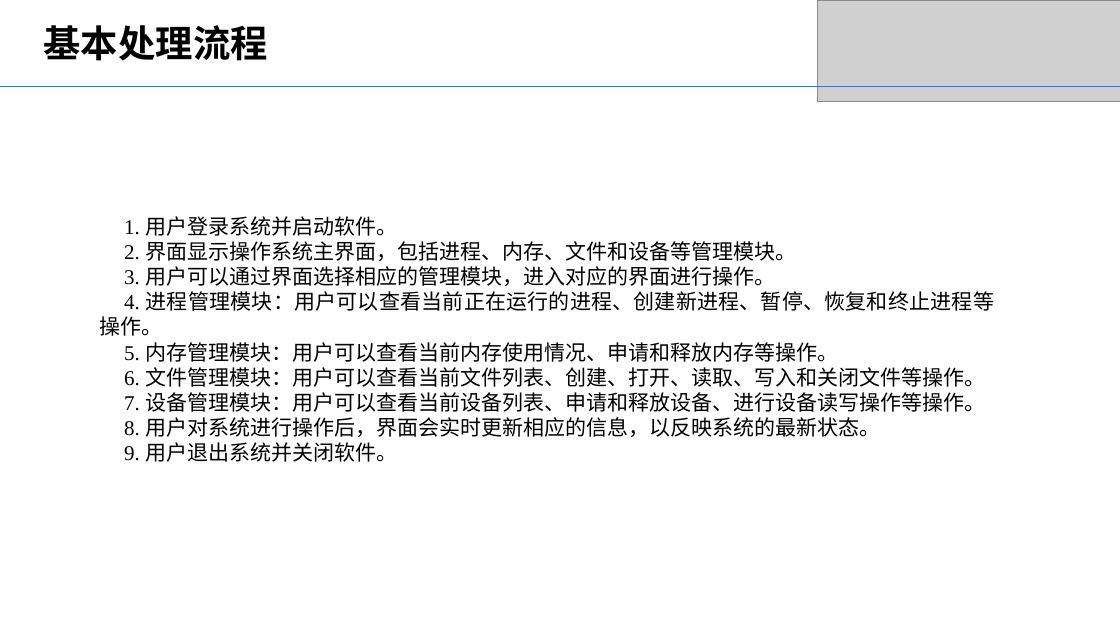
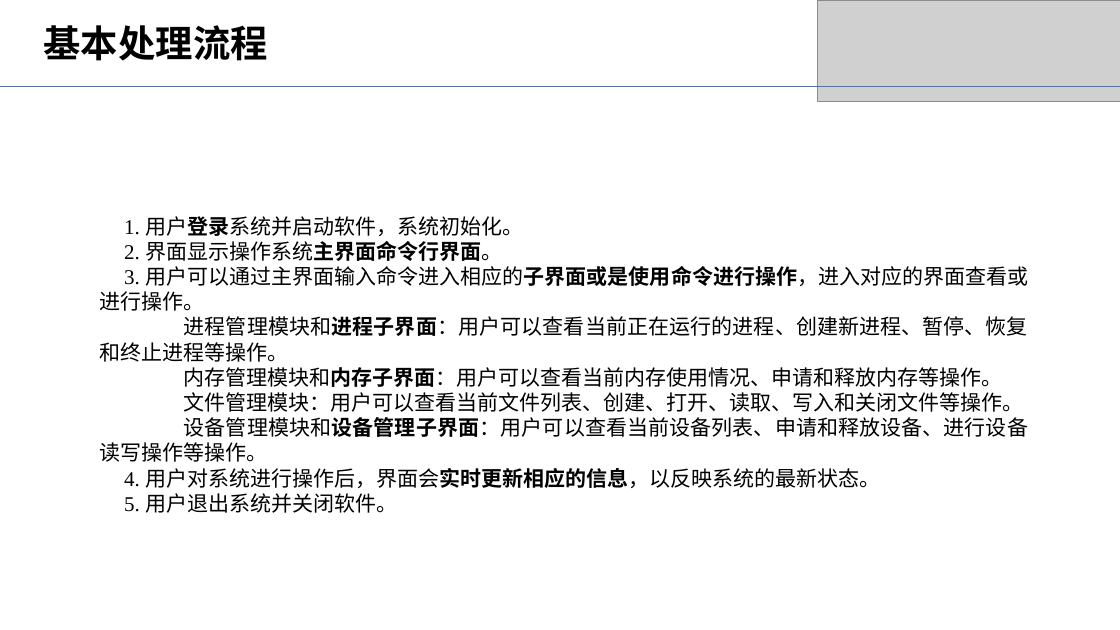
Before and after one commit to chrisx599/os_lab, a slide deck: slide 4 of document/概要设计pre_v1.0.pptx. Drawn at 1120x630 pixels with LibreOffice and Linux fonts; fonts in the diff are those of the drawing; grey boxes stand for pictures. Boxes give left, top, right and bottom in pixels: in the first picture for what was removed or moved away, otherwise in the second. Text is boxed around its words. In the diff, an @@ line names an element or a change of style, - is before the commit and + after.

```diff
--- a/document/概要设计pre_v1.0.pptx
+++ b/document/概要设计pre_v1.0.pptx
@@ text at bbox=[100, 216, 1028, 513]: text changed @@
-1. 用户登录系统并启动软件。
-2. 界面显示操作系统主界面，包括进程、内存、文件和设备等管理模块。
-3. 用户可以通过界面选择相应的管理模块，进入对应的界面进行操作。
-4. 进程管理模块：用户可以查看当前正在运行的进程、创建新进程、暂停、恢复和终止进程等操作。
-5. 内存管理模块：用户可以查看当前内存使用情况、申请和释放内存等操作。
-6. 文件管理模块：用户可以查看当前文件列表、创建、打开、读取、写入和关闭文件等操作。
-7. 设备管理模块：用户可以查看当前设备列表、申请和释放设备、进行设备读写操作等操作。
-8. 用户对系统进行操作后，界面会实时更新相应的信息，以反映系统的最新状态。
-9. 用户退出系统并关闭软件。
+1. 用户登录系统并启动软件，系统初始化。
+2. 界面显示操作系统主界面命令行界面。
+3. 用户可以通过主界面输入命令进入相应的子界面或是使用命令进行操作，进入对应的界面查看或进行操作。
+进程管理模块和进程子界面：用户可以查看当前正在运行的进程、创建新进程、暂停、恢复和终止进程等操作。
+内存管理模块和内存子界面：用户可以查看当前内存使用情况、申请和释放内存等操作。
+文件管理模块：用户可以查看当前文件列表、创建、打开、读取、写入和关闭文件等操作。
+设备管理模块和设备管理子界面：用户可以查看当前设备列表、申请和释放设备、进行设备读写操作等操作。
+4. 用户对系统进行操作后，界面会实时更新相应的信息，以反映系统的最新状态。
+5. 用户退出系统并关闭软件。
```
Also in this commit, not shown: 9 other slides changed, 3 other files.
